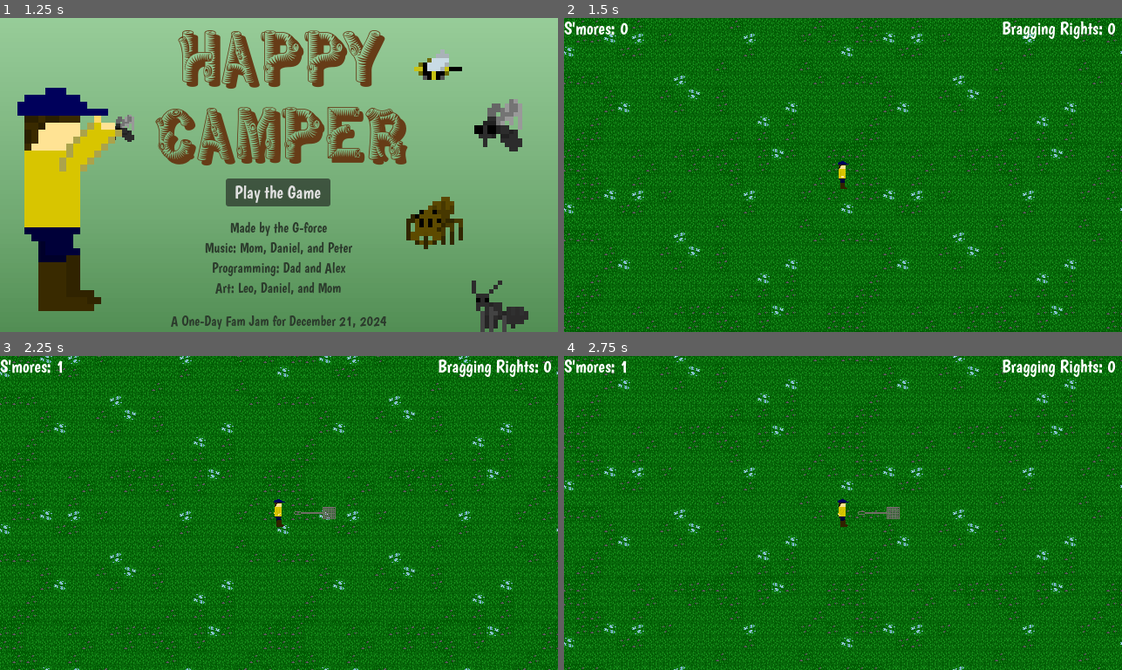
Above: before the commit, frames 1-4 (two rows, left to right).
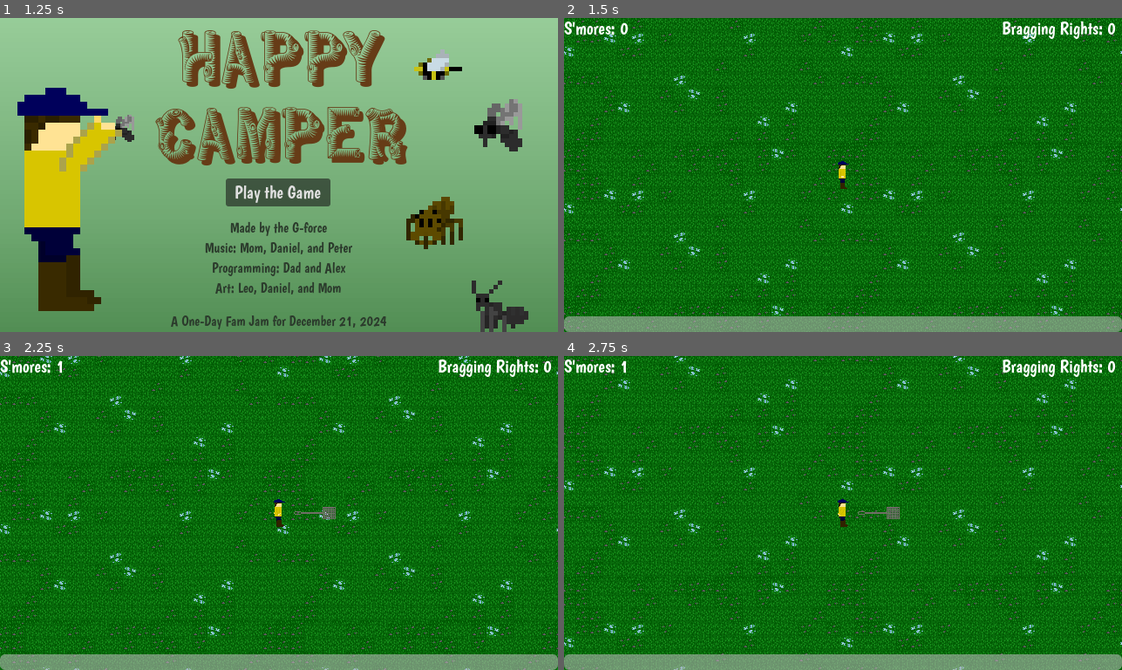
Above: after the commit, the same moments.

Repository: the-g-force/happy-camper
Game: Godot game, scene res://menu/splashscreen.tscn
The game is run twice, just before and just after one commit, with the same random seed, the same clock (stepped at 60 frames per second) and the same inputs.
Inputs:
- Up to frame 1 (1.25 s): tap Enter at 0.5 s; hold Right (right) from 0.53 s (still down); tap ` (gain_smore) at 0.6 s
- Up to frame 2 (1.5 s): release Right (right) at 1.25 s; click "Play the Game" at 1.25 s
- Up to frame 3 (2.25 s): tap Space at 2 s; hold Down (down) from 2.03 s (still down); tap ` (gain_smore) at 2.1 s
- Up to frame 4 (2.75 s): keep holding Down (down)

Frame 1 is identical in both runs. In frame 2, 5.0% of the frame differs, in the area x 0-100%, y 95-100%; in frame 3, 5.0%; in frame 4, 5.0%.

Commit message:
Fix health bar

Diff:
--- a/project/world.tscn
+++ b/project/world.tscn
@@ -44,8 +44,7 @@
 anchor_top = 1.0
 anchor_right = 1.0
 anchor_bottom = 1.0
-offset_top = 293.0
-offset_bottom = 320.0
+offset_top = -18.0
 grow_horizontal = 2
 grow_vertical = 0
 max_value = 30.0
